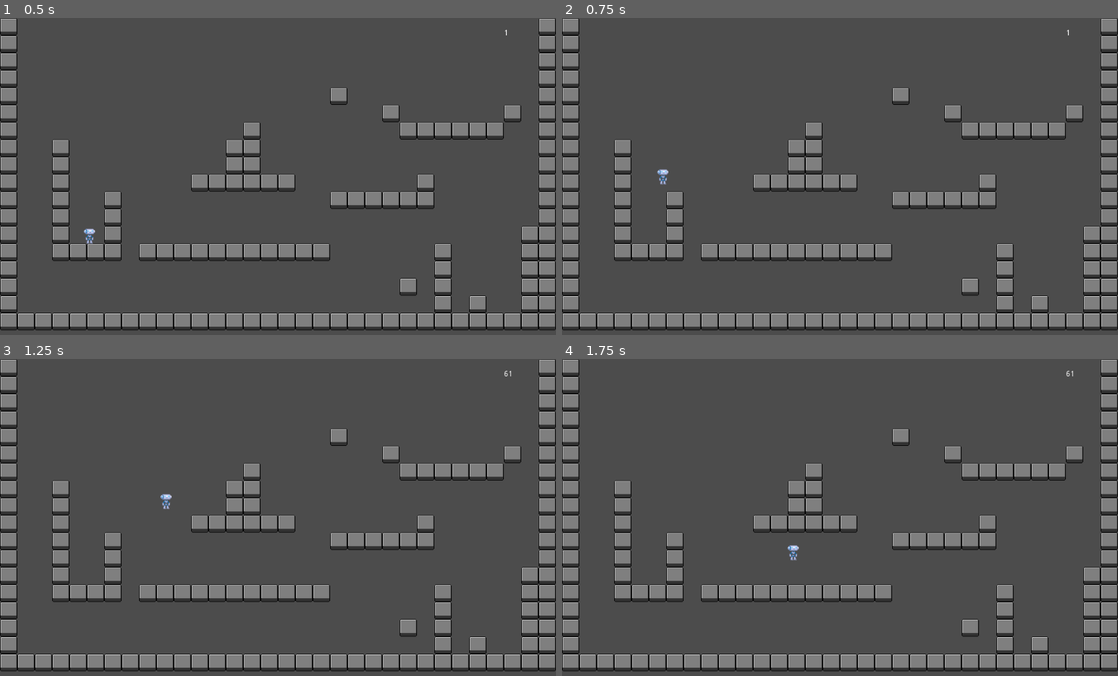
Above: before the commit, frames 1-4 (two rows, left to right).
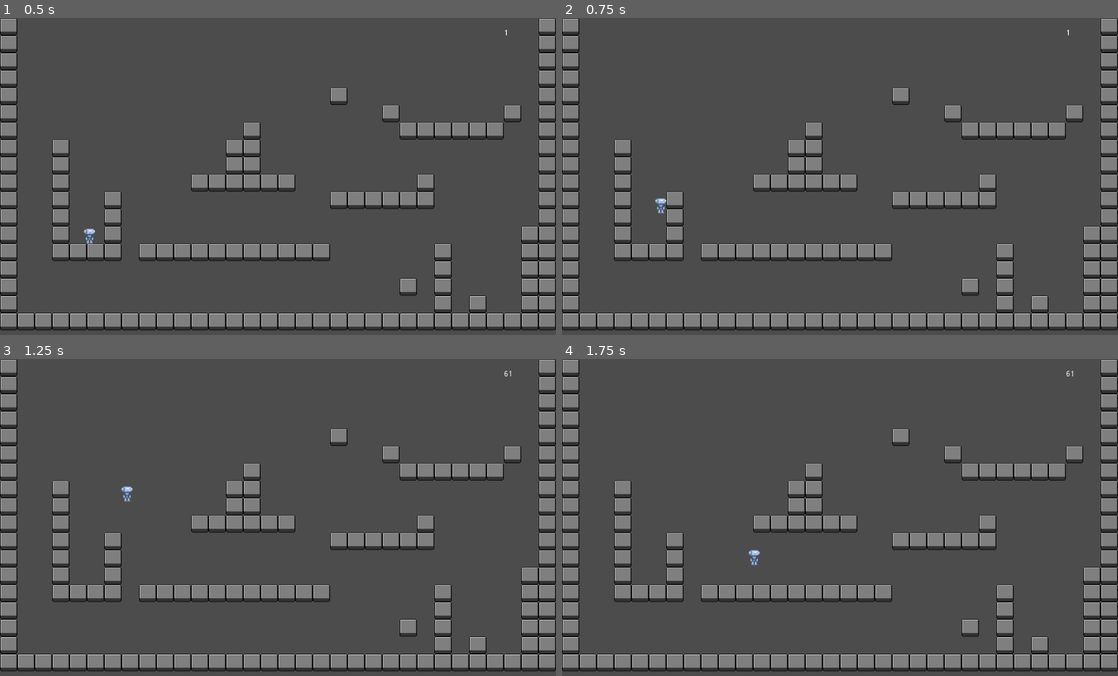
Above: after the commit, the same moments.

Repository: KateNol/StartProjektSemester1
Game: Godot game, scene res://src/levels/Map.tscn
Same seed, same stepped clock (60 frames per second), same inputs: the game is played once before the commit and once after it. The project has no main scene, so this scene is started directly.
Inputs:
- Up to frame 1 (0.5 s): no input
- Up to frame 2 (0.75 s): hold D (move_right) from 0.53 s (still down); tap Space (jump) at 0.6 s
- Up to frame 3 (1.25 s): keep holding D (move_right); tap Space (jump) at 0.77, 1.07 s
- Up to frame 4 (1.75 s): keep holding D (move_right); tap Space (jump) at 1.35, 1.52 s

Frame 1 is identical in both runs. In frame 2, 0.1% of the frame differs, in the area x 16-20%, y 47-62%; in frame 3, 0.1%, in the area x 21-31%, y 40-48%; in frame 4, 0.1%.

Commit message:
jump quality of life improvements: 1. allow jumps to be terminated early, 2. input buffer jump, 3. allow jumps for a short period of time even if the player has already lost contact to ground

Diff:
--- a/src/actors/Player.gd
+++ b/src/actors/Player.gd
@@ -8,11 +8,19 @@
 var jump_speed : int = -960
 var gravity : int = 2400
 
-var jump_timer : Timer
+var jump_edge_tolerance : float = .1
+var time_since_last_grounded : float
+
+var jump_fall_tolerance : float = .2
+var time_since_last_jump_input : float
 
 
-func input_process():
+var terminate_jump : bool
+
+
+func input_process(delta):
 	direction = Vector2()
+	terminate_jump = false
 
 	if Input.is_action_pressed("move_left"):
 		direction.x = -1
@@ -20,6 +28,11 @@
 		direction.x = 1
 	if Input.is_action_just_pressed("jump"):
 		direction.y = -1
+		time_since_last_jump_input = 0
+	if Input.is_action_just_released("jump"):
+		terminate_jump = true
+	if direction.y != -1:
+		time_since_last_jump_input += delta
 
 func _ready():
 	velocity = Vector2()
@@ -29,19 +42,33 @@
 	pass
 
 func _physics_process(delta):
-	input_process()
+	input_process(delta)
 
 	velocity.x = direction.x * move_speed
 	velocity.y += gravity * delta
 
+	if is_on_floor():
+		time_since_last_grounded = 0
+		# jump even if jump input was when player was still in air
+		if time_since_last_jump_input < jump_fall_tolerance:
+			print("air-jump with tolerance time: ", str(time_since_last_jump_input))
+			velocity.y = jump_speed
+	else:
+		time_since_last_grounded += delta
+	# jump, normal
 	if direction.y == -1 and is_on_floor():
-		print("jump")
 		velocity.y = jump_speed
-
-
+	# jump even if player is not on floor
+	if direction.y == -1 and time_since_last_grounded < jump_edge_tolerance and not is_on_floor():
+		print("edge-jump with tolerance time: ", str(time_since_last_grounded))
+		velocity.y = jump_speed
+	# terminate jump early
+	if terminate_jump:
+		# 1: velocity reset
+		# if we're still ascending, set reset velocity.
+		# jump only "cancelable" during ascend
+		if velocity.y < 0:
+			velocity.y = 0
 
 
 	velocity = move_and_slide(velocity, Vector2.UP)
-
-func on_timer_timeout():
-	pass
